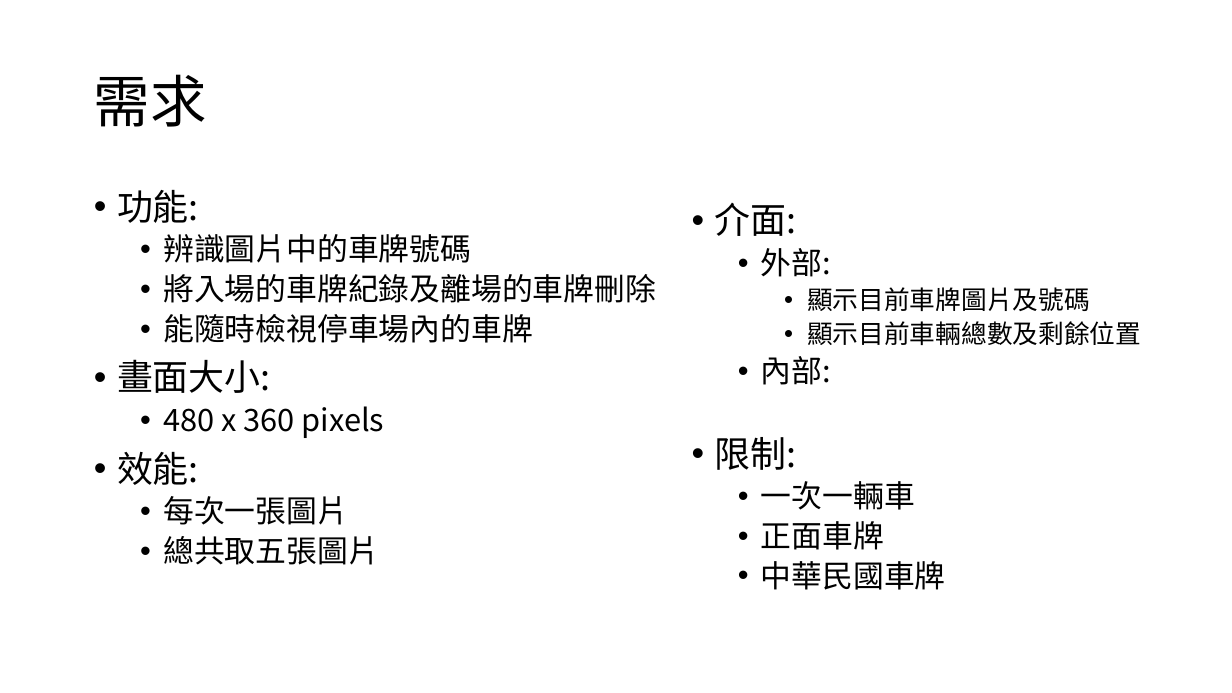
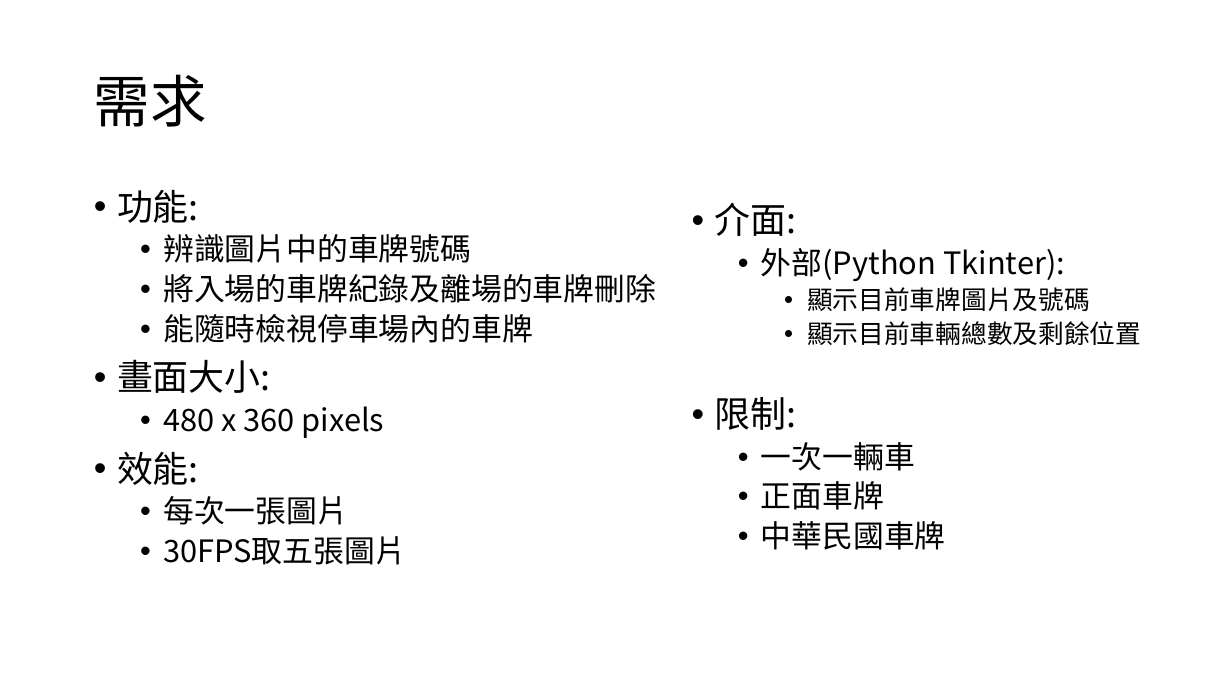
Before and after one commit to Koukya/Embedded-Image-Processing, a slide deck: slide 2 of 車牌辨識.pptx. Drawn at 1232x693 pixels with LibreOffice and Linux fonts; fonts in the diff are those of the drawing. Boxes give left, top, right and bottom in pixels: in the first picture for what was removed or moved away, otherwise in the second. Text is boxed around its words. In the diff, an @@ line names an element or a change of style, - is before the commit and + after.

```diff
--- a/車牌辨識.pptx
+++ b/車牌辨識.pptx
@@ text at [761,248,1065,281]: text changed @@
-  • 外部:
+  • 外部(Python Tkinter):
@@ text at [761,356,831,385]: paragraph removed @@
-  • 內部:
@@ text at [163,536,406,565]: text changed @@
-  • 總共取五張圖片
+  • 30FPS取五張圖片
```
